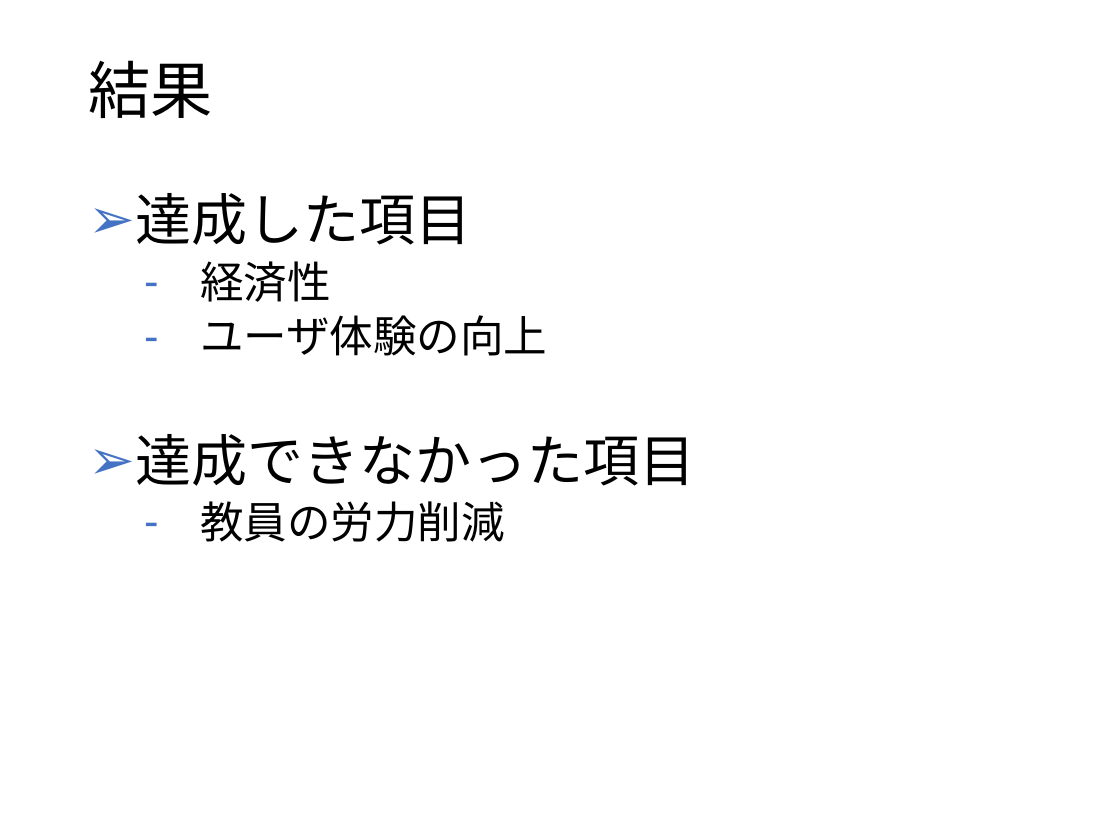
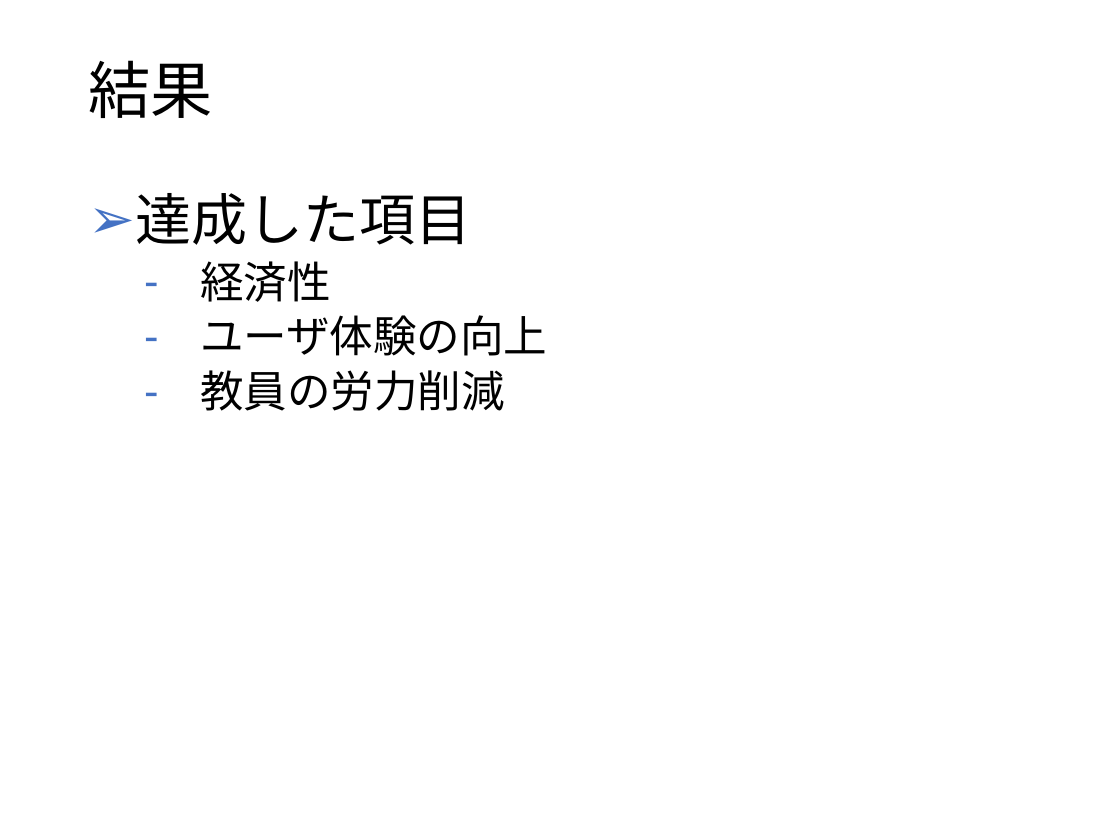
Before and after one commit to kazuwo/kosen-graduation-thesis, a slide deck: slide 6 of 卒業研究発表スライド.pptx. Drawn at 1120x840 pixels with LibreOffice and Linux fonts; fonts in the diff are those of the drawing. Boxes give left, top, right and bottom in pixels: in the first picture for what was removed or moved away, otherwise in the second. Text is boxed around its words. In the diff, an @@ line names an element or a change of style, - is before the commit and + after.

```diff
--- a/卒業研究発表スライド.pptx
+++ b/卒業研究発表スライド.pptx
@@ text at [135, 434, 695, 486]: paragraph removed @@
-➢ 達成できなかった項目
```
Also in this commit, not shown: 5 slides added, 1 slide removed, 1 other file.
